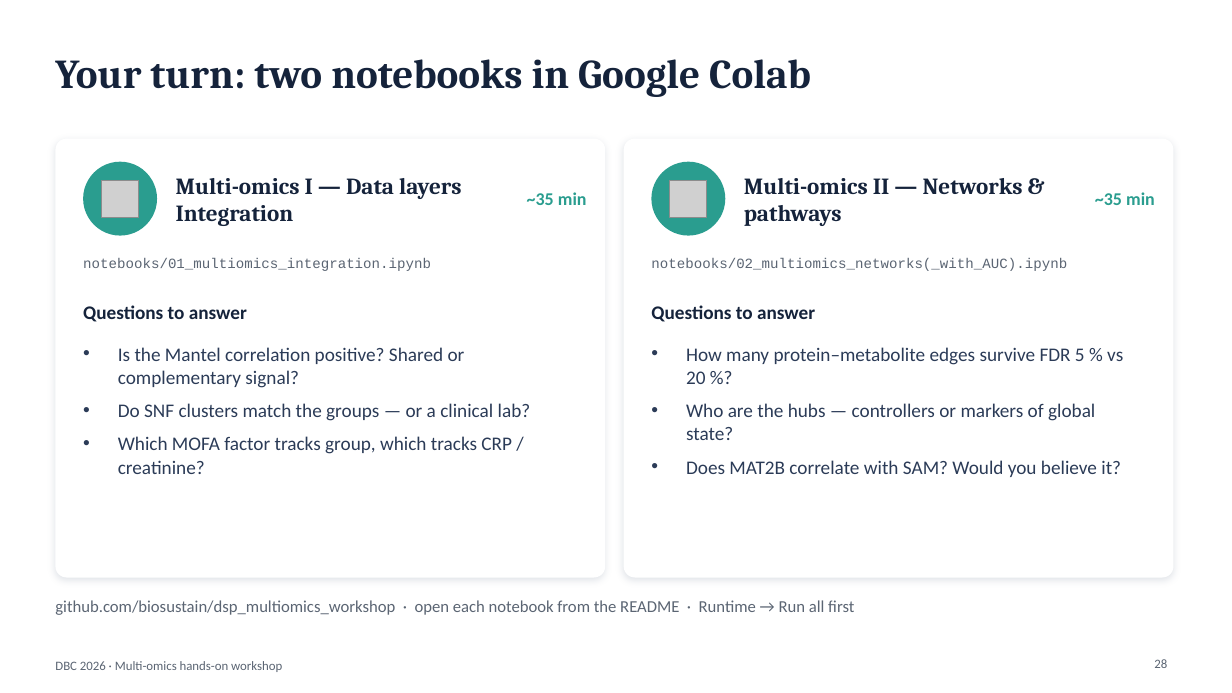
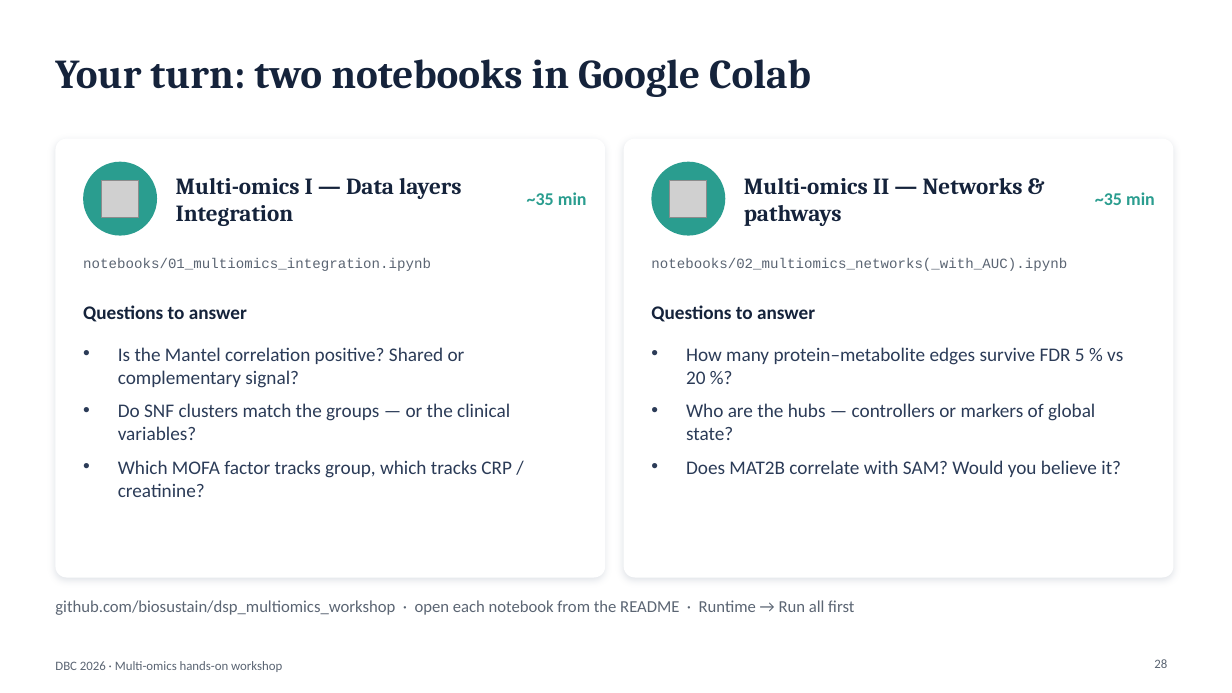
Before and after one commit to biosustain/dsp_multiomics_workshop, a slide deck: slide 28 of slides/01_workshop_introduction.pptx. Drawn at 1232x693 pixels with LibreOffice and Linux fonts; fonts in the diff are those of the drawing; grey boxes stand for pictures. Boxes give left, top, right and bottom in pixels: in the first picture for what was removed or moved away, otherwise in the second. Text is boxed around its words. In the diff, an @@ line names an element or a change of style, - is before the commit and + after.

```diff
--- a/slides/01_workshop_introduction.pptx
+++ b/slides/01_workshop_introduction.pptx
@@ text at box(118, 403, 510, 440): text changed @@
-• Do SNF clusters match the groups — or a clinical lab?
+• Do SNF clusters match the groups — or the clinical variables?
```
Also in this commit, not shown: 2 other slides changed, 2 other files.
